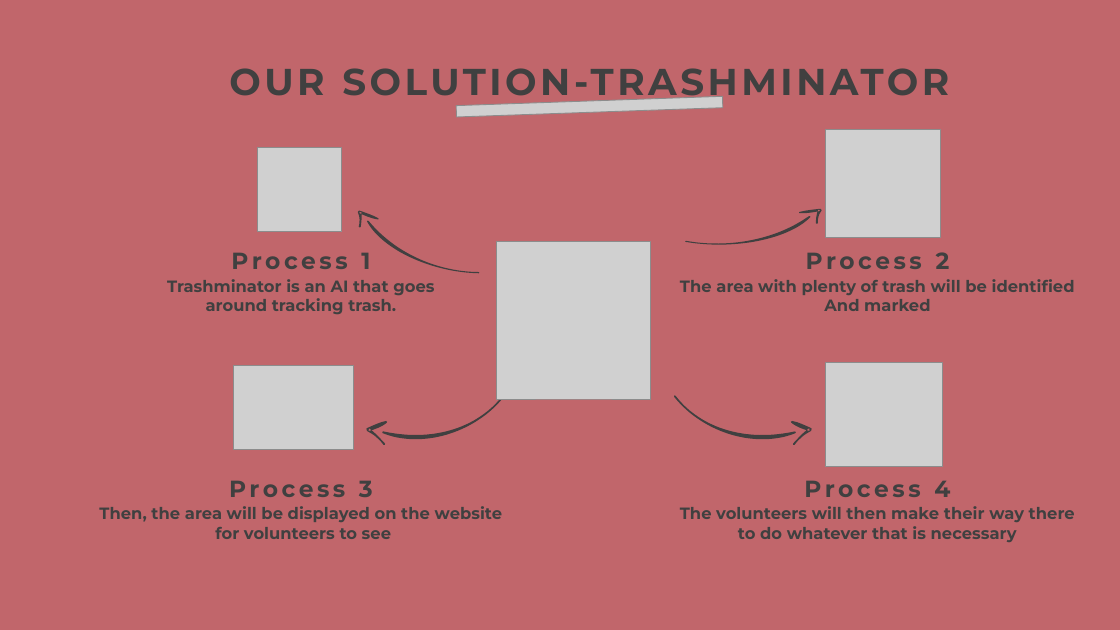
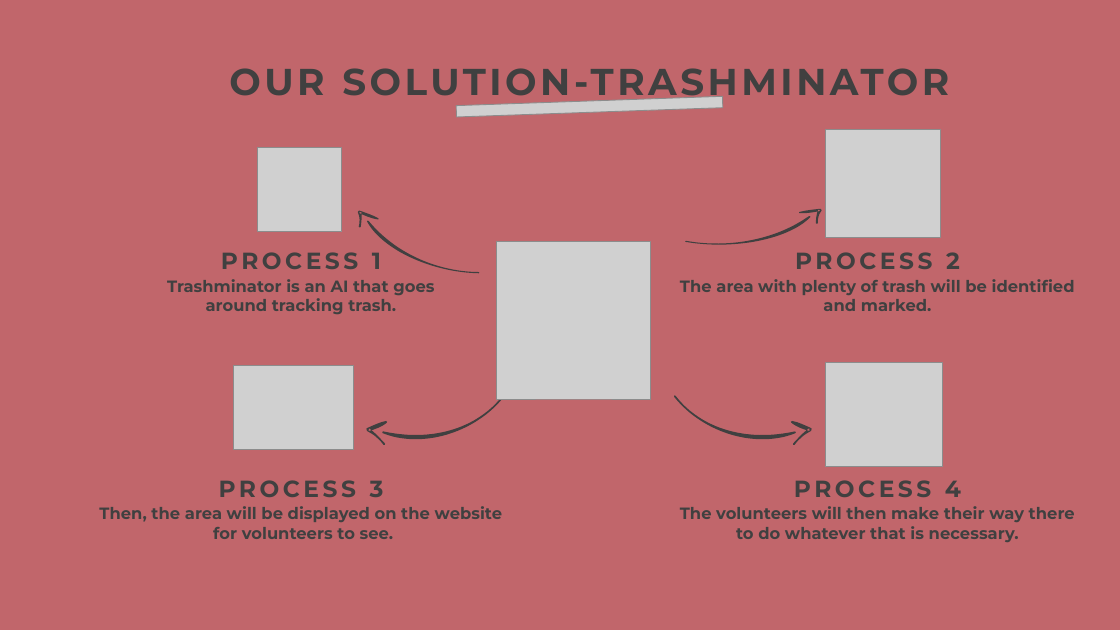
Before and after one commit to gangula-karthik/TRASHMINATOR, a slide deck: slide 5 of Hackathon.pptx (slide 4 before the commit). Drawn at 1120x630 pixels with LibreOffice and Linux fonts; fonts in the diff are those of the drawing; grey boxes stand for pictures. Boxes give left, top, right and bottom in pixels: in the first picture for what was removed or moved away, otherwise in the second. Text is boxed around its words. In the diff, an @@ line names an element or a change of style, - is before the commit and + after.

Commit message:
update: slides
updates

```diff
--- a/Hackathon.pptx
+++ b/Hackathon.pptx
@@ text at [221,252,381,269]: text changed @@
-Process 1
+PROCESS 1
@@ text at [795,252,960,269]: text changed @@
-Process 2
+PROCESS 2
@@ text at [823,299,932,311]: text changed @@
-And marked
+and marked.
@@ text at [219,480,384,497]: text changed @@
-Process 3
+PROCESS 3
@@ text at [794,480,961,497]: text changed @@
-Process 4
+PROCESS 4
@@ text at [213,527,394,539]: text changed @@
-for volunteers to see
+for volunteers to see.
@@ text at [736,526,1019,542]: text changed @@
-to do whatever that is necessary
+to do whatever that is necessary.
```
Also in this commit, not shown: 2 other slides changed, 2 slides added.
